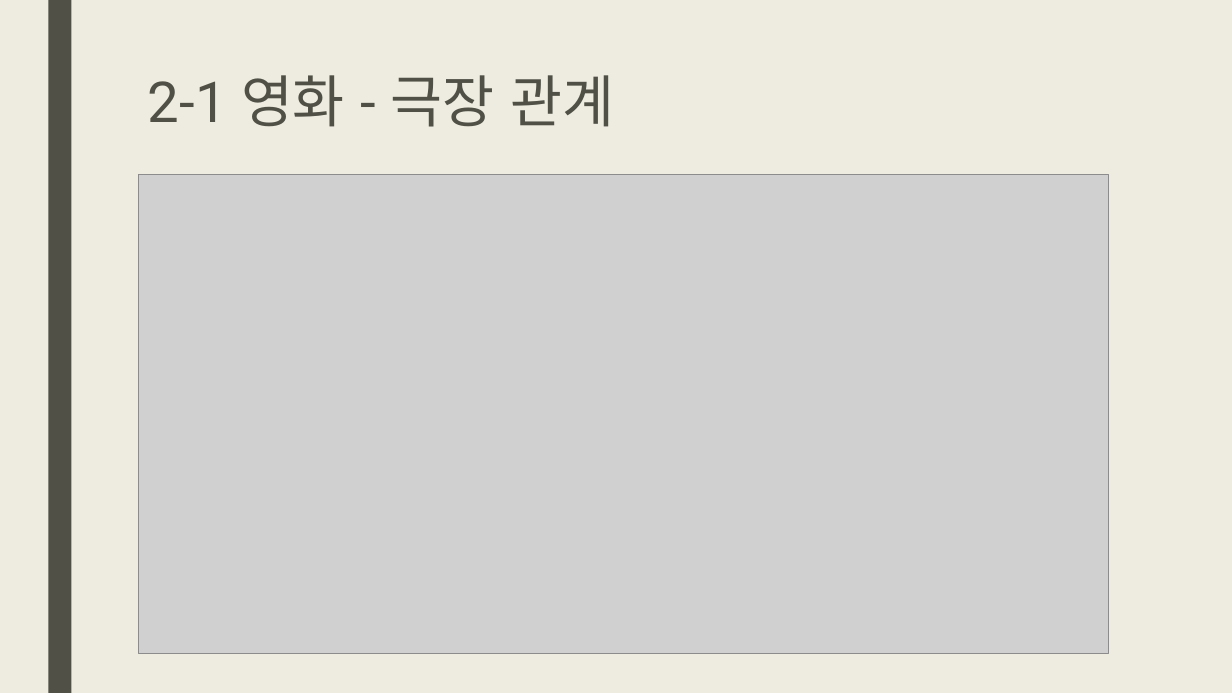
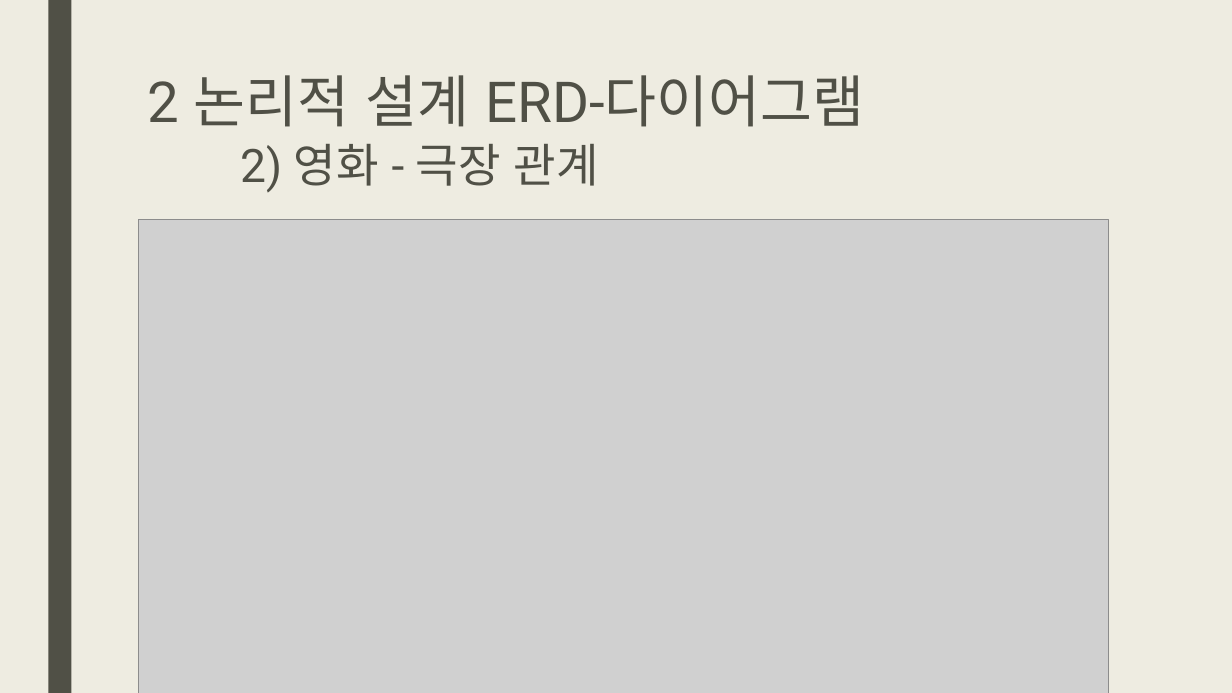
Before and after one commit to cyphen156/Workspace, a slide deck: slide 6 of Access/기말발표_오융택.pptx (slide 5 before the commit). Drawn at 1232x693 pixels with LibreOffice and Linux fonts; fonts in the diff are those of the drawing; grey boxes stand for pictures. Boxes give left, top, right and bottom in pixels: in the first picture for what was removed or moved away, otherwise in the second. Text is boxed around its words. In the diff, an @@ line names an element or a change of style, - is before the commit and + after.

```diff
--- a/Access/기말발표_오융택.pptx
+++ b/Access/기말발표_오융택.pptx
@@ title at (148,75,864,192): text changed @@
-2-1 영화 - 극장 관계
+2 논리적 설계 ERD-다이어그램
+2) 영화 - 극장 관계
@@ picture: place and size @@
-picture at (139,175,1109,654)
+picture at (139,220,1109,693)
```
Also in this commit, not shown: 4 other slides changed, 6 slides added, 1 slide removed, 29 other files.
